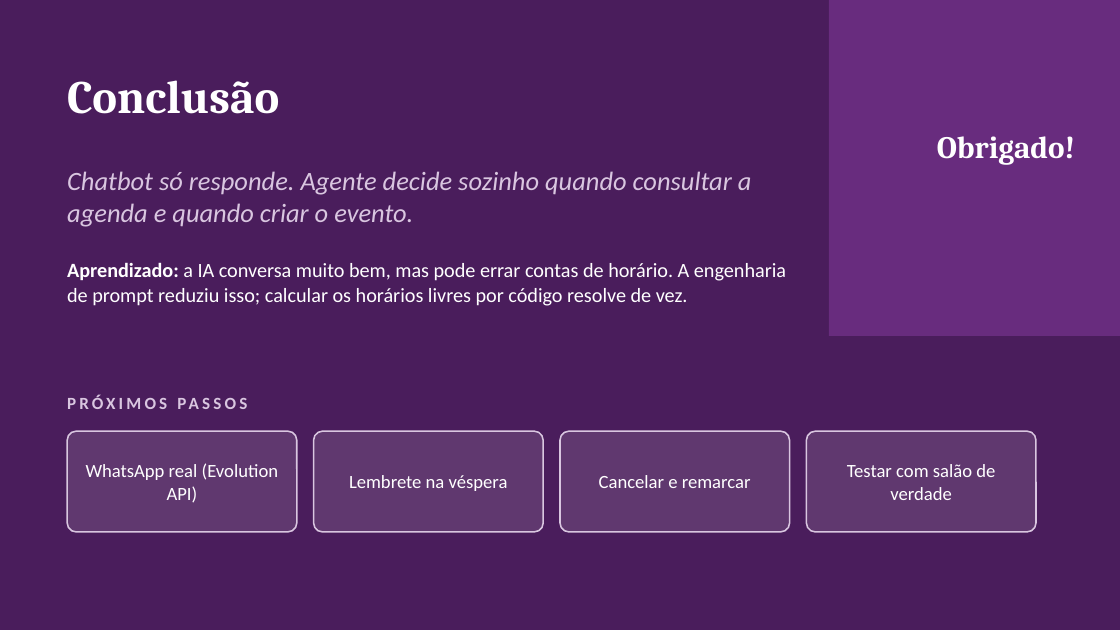
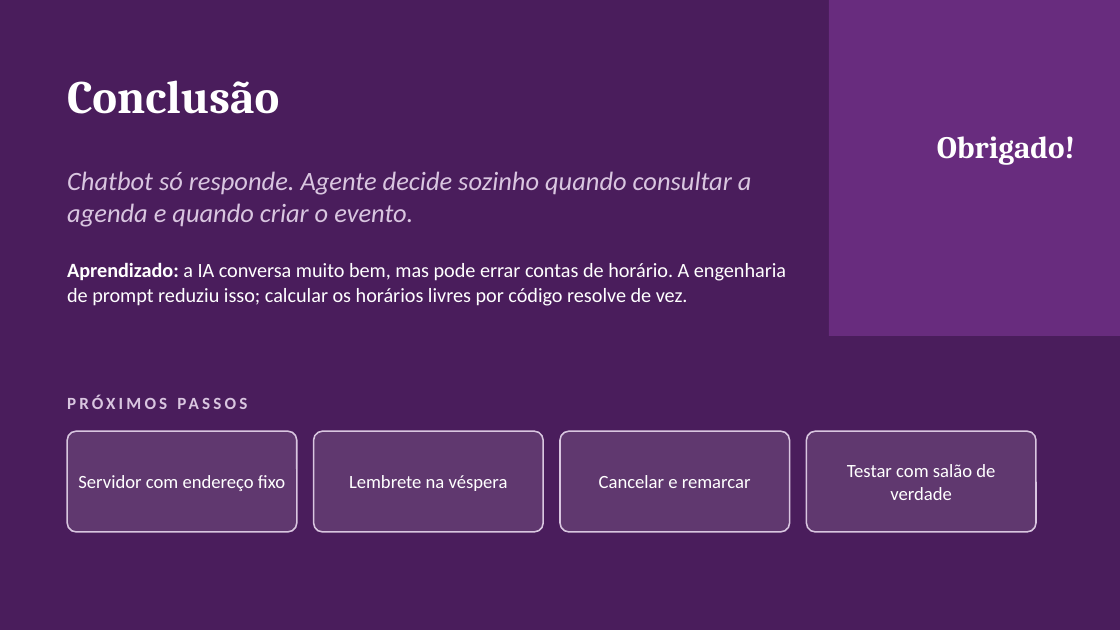
Before and after one commit to kbrianps/jabuticaba, a slide deck: slide 15 of docs/entrega/Apresentacao_ACSO_Arthur_Pravato.pptx (slide 14 before the commit). Drawn at 1120x630 pixels with LibreOffice and Linux fonts; fonts in the diff are those of the drawing. Boxes give left, top, right and bottom in pixels: in the first picture for what was removed or moved away, otherwise in the second. Text is boxed around its words. In the diff, an @@ line names an element or a change of style, - is before the commit and + after.

```diff
--- a/docs/entrega/Apresentacao_ACSO_Arthur_Pravato.pptx
+++ b/docs/entrega/Apresentacao_ACSO_Arthur_Pravato.pptx
@@ text at (x1=78, y1=475, x2=285, y2=491): text changed @@
-WhatsApp real (Evolution API)
+Servidor com endereço fixo
```
Also in this commit, not shown: 2 other slides changed, 1 slide added, 3 other files.
